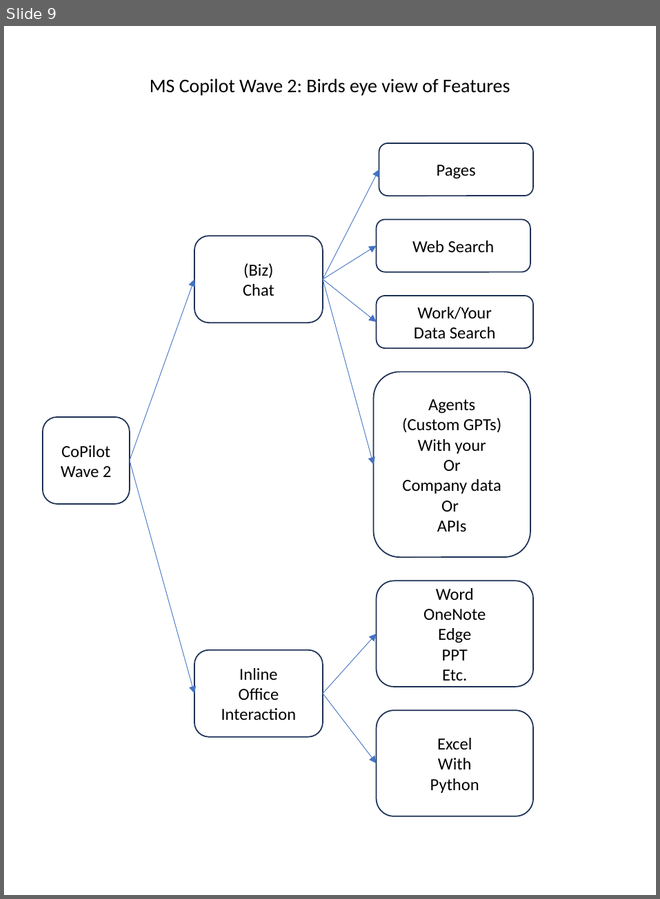
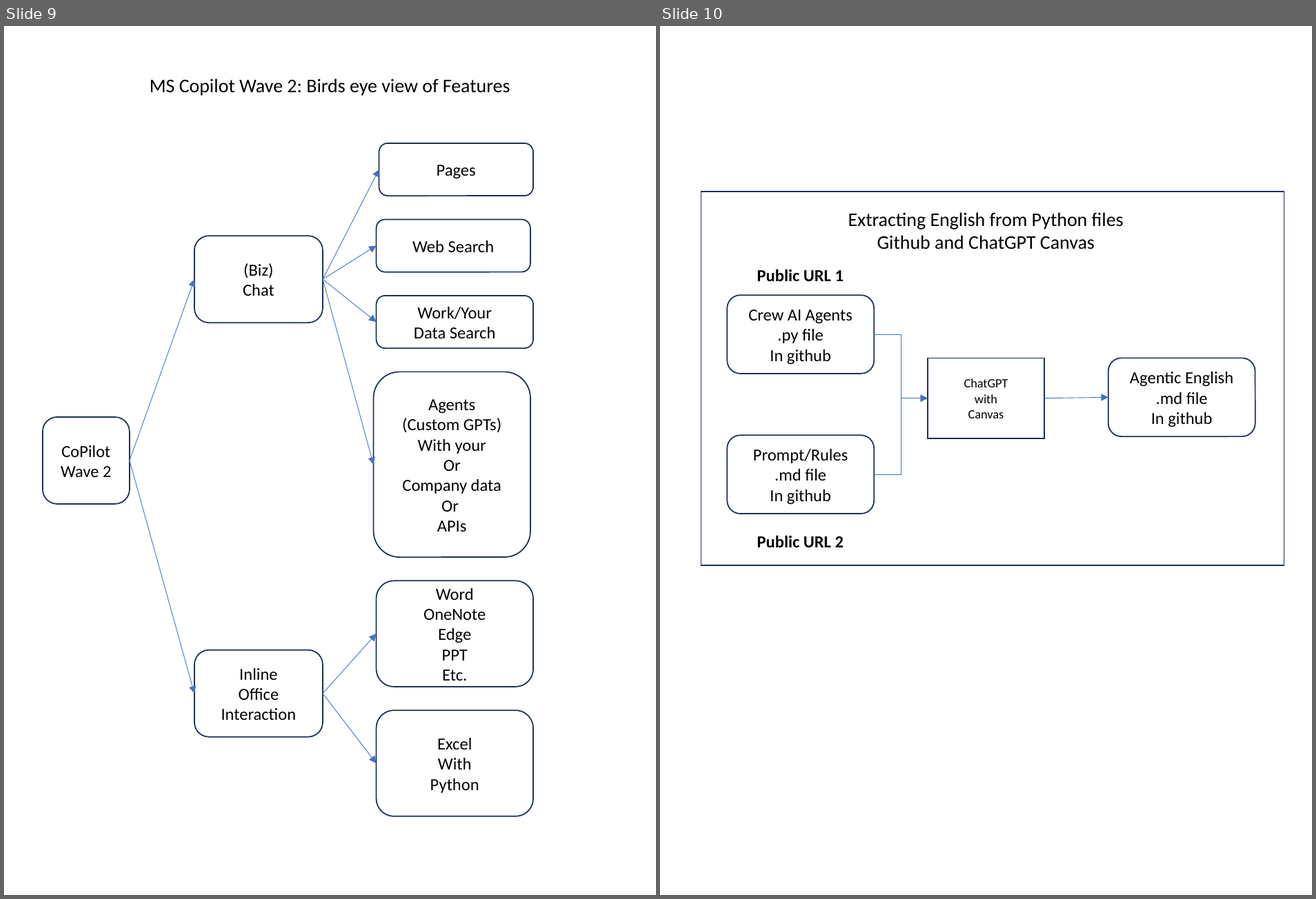
Before and after one commit to SatyaKomatineni/articles-repo, a slide deck: general-tech-figures.pptx. Shown side by side, each under a label of ours: slide 9 before the commit, slides 9 and 10 after it. The pictures are 660x899 and 1316x899 pixels, drawn with LibreOffice and Linux fonts; fonts in the diff are those of the drawing. Boxes give left, top, right and bottom in pixels: in the first picture for what was removed or moved away, otherwise in the second. Text is boxed around its words. In the diff, an @@ line names an element or a change of style, - is before the commit and + after.

```diff
--- a/general-tech-figures.pptx
+++ b/general-tech-figures.pptx
@@ slide 10 added at (660,26,1312,895), background #FFFFFF @@
@@ group added at (701,191,1284,565): 3 rounded rectangles, 3 texts, 2 rectangles, 2 elbow arrows, 1 arrow @@
+Crew AI Agents
+.py file
+In github
+Prompt/Rules
+.md file
+In github
+ChatGPT
+with
+Canvas
+Agentic English
+.md file
+In github
+Extracting English from Python files
+Github and ChatGPT Canvas
+Public URL 1
+Public URL 2
```
Also in this commit, not shown: 2 other slides added, 10 other files.
